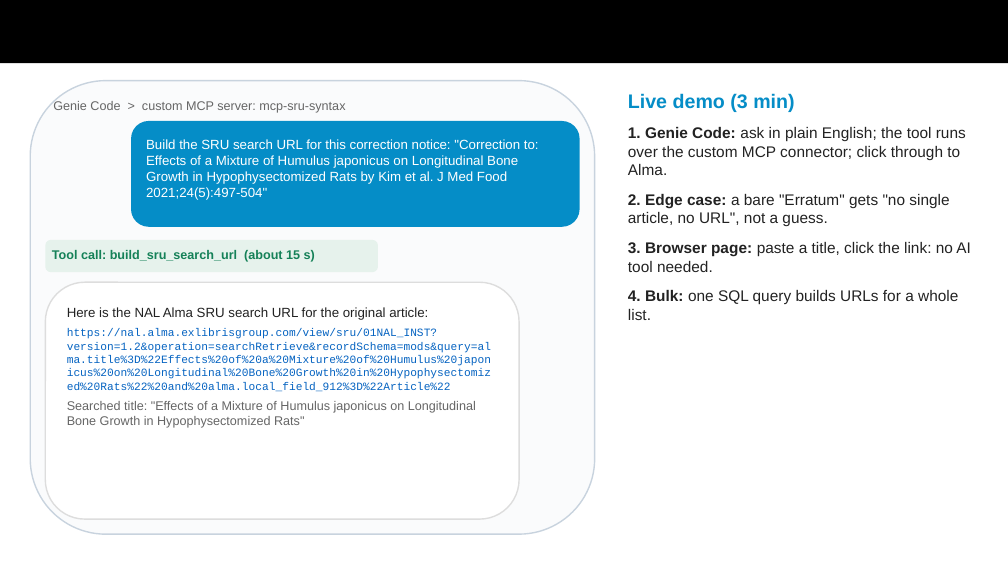
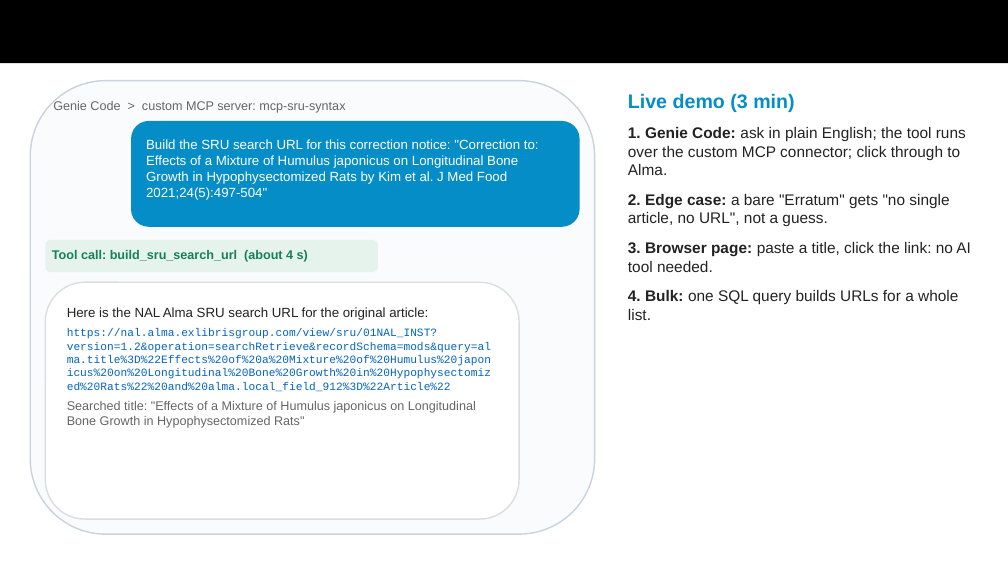
Before and after one commit to AmandaZXu-USDA/mcp-hackathon-demo-sru, a slide deck: slide 8 of submission/GSA-MCP-Hackathon-mcp-sru-syntax.pptx. Drawn at 1008x567 pixels with LibreOffice and Linux fonts; fonts in the diff are those of the drawing. Boxes give left, top, right and bottom in pixels: in the first picture for what was removed or moved away, otherwise in the second. Text is boxed around its words. In the diff, an @@ line names an element or a change of style, - is before the commit and + after.

```diff
--- a/submission/GSA-MCP-Hackathon-mcp-sru-syntax.pptx
+++ b/submission/GSA-MCP-Hackathon-mcp-sru-syntax.pptx
@@ text in rounded rectangle at box(52, 250, 308, 262): text changed @@
-Tool call: build_sru_search_url (about 15 s)
+Tool call: build_sru_search_url (about 4 s)
```
Also in this commit, not shown: 2 other slides changed, 2 other files.
